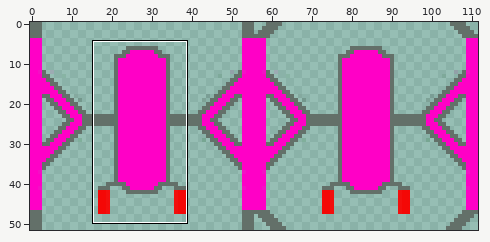
One commit to this sprite sheet: enemy.png. The first picture is a wide view before the edit; the outline marks the close-up.
Close-up. First the earlier version:
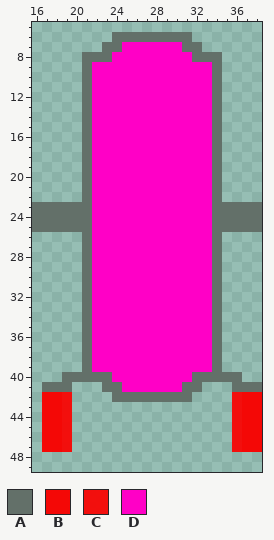
The file is 112x52 pixels. Pixels under 10% opacity are left out. Colours within 5 levels of each other are drawn and written as one. Shown: x 16..38, y 5..49. The commit also changed other parts of the picture, which this record leaves out.
Palette (. is transparent): A #637069  B #f40806  C #f60907f6  D #ff00c6
Pixels before, first column x 16:
 6 ........AAAAAAAA.......
 7 .......AADDDDDDAA......
 8 .....AAADDDDDDDDAAA....
 9 .....ADDDDDDDDDDDDA....
10 .....ADDDDDDDDDDDDA....
11 .....ADDDDDDDDDDDDA....
12 .....ADDDDDDDDDDDDA....
13 .....ADDDDDDDDDDDDA....
14 .....ADDDDDDDDDDDDA....
15 .....ADDDDDDDDDDDDA....
16 .....ADDDDDDDDDDDDA....
17 .....ADDDDDDDDDDDDA....
18 .....ADDDDDDDDDDDDA....
19 .....ADDDDDDDDDDDDA....
20 .....ADDDDDDDDDDDDA....
21 .....ADDDDDDDDDDDDA....
22 .....ADDDDDDDDDDDDA....
23 AAAAAADDDDDDDDDDDDAAAAA
24 AAAAAADDDDDDDDDDDDAAAAA
25 AAAAAADDDDDDDDDDDDAAAAA
26 .....ADDDDDDDDDDDDA....
27 .....ADDDDDDDDDDDDA....
28 .....ADDDDDDDDDDDDA....
29 .....ADDDDDDDDDDDDA....
30 .....ADDDDDDDDDDDDA....
31 .....ADDDDDDDDDDDDA....
32 .....ADDDDDDDDDDDDA....
33 .....ADDDDDDDDDDDDA....
34 .....ADDDDDDDDDDDDA....
35 .....ADDDDDDDDDDDDA....
36 .....ADDDDDDDDDDDDA....
37 .....ADDDDDDDDDDDDA....
38 .....ADDDDDDDDDDDDA....
39 .....ADDDDDDDDDDDDA....
40 ...AAAAADDDDDDDDAAAAA..
41 .AAA...AADDDDDDAA...AAA
42 .BBC....AAAAAAAA....CBB
43 .BBC................CBB
44 .BBC................CBB
45 .BBC................CBB
46 .BBC................CBB
47 .BBC................CBB
Now the later version:
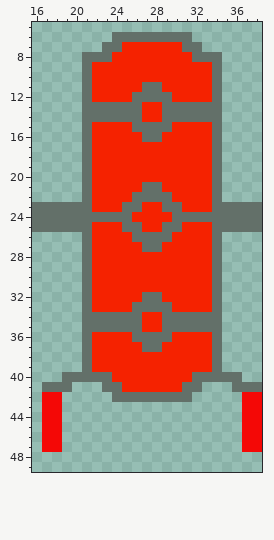
Change:
{"colour":"D","old":"#ff00c6","new":"#f52200"}
{"y":11,"x":27,"old":"DD","new":"AA"}
{"y":12,"x":26,"old":"DDDD","new":"AAAA"}
{"y":13,"x":22,"old":"DDDDD","new":"AAAAA"}
{"y":13,"x":29,"old":"DDDDD","new":"AAAAA"}
{"y":14,"x":22,"old":"DDDDD","new":"AAAAA"}
{"y":14,"x":29,"old":"DDDDD","new":"AAAAA"}
{"y":15,"x":26,"old":"DDDD","new":"AAAA"}
{"y":16,"x":27,"old":"DD","new":"AA"}
{"y":21,"x":27,"old":"DD","new":"AA"}
{"y":22,"x":26,"old":"DDDD","new":"AAAA"}
{"y":23,"x":25,"old":"DD","new":"AA"}
{"y":23,"x":29,"old":"DD","new":"AA"}
{"y":24,"x":22,"old":"DDDD","new":"AAAA"}
{"y":24,"x":30,"old":"DDDD","new":"AAAA"}
{"y":25,"x":25,"old":"DD","new":"AA"}
{"y":25,"x":29,"old":"DD","new":"AA"}
{"y":26,"x":26,"old":"DDDD","new":"AAAA"}
{"y":27,"x":27,"old":"DD","new":"AA"}
{"y":32,"x":27,"old":"DD","new":"AA"}
{"y":33,"x":26,"old":"DDDD","new":"AAAA"}
{"y":34,"x":22,"old":"DDDDD","new":"AAAAA"}
{"y":34,"x":29,"old":"DDDDD","new":"AAAAA"}
{"y":35,"x":22,"old":"DDDDD","new":"AAAAA"}
{"y":35,"x":29,"old":"DDDDD","new":"AAAAA"}
{"y":36,"x":26,"old":"DDDD","new":"AAAA"}
{"y":37,"x":27,"old":"DD","new":"AA"}
{"y":42,"x":19,"old":"C","new":"."}
{"y":42,"x":36,"old":"C","new":"."}
{"y":43,"x":19,"old":"C","new":"."}
{"y":43,"x":36,"old":"C","new":"."}
{"y":44,"x":19,"old":"C","new":"."}
{"y":44,"x":36,"old":"C","new":"."}
{"y":45,"x":19,"old":"C","new":"."}
{"y":45,"x":36,"old":"C","new":"."}
{"y":46,"x":19,"old":"C","new":"."}
{"y":46,"x":36,"old":"C","new":"."}
{"y":47,"x":19,"old":"C","new":"."}
{"y":47,"x":36,"old":"C","new":"."}
{"label":"changed","picture_box":[62,42,242,452]}
